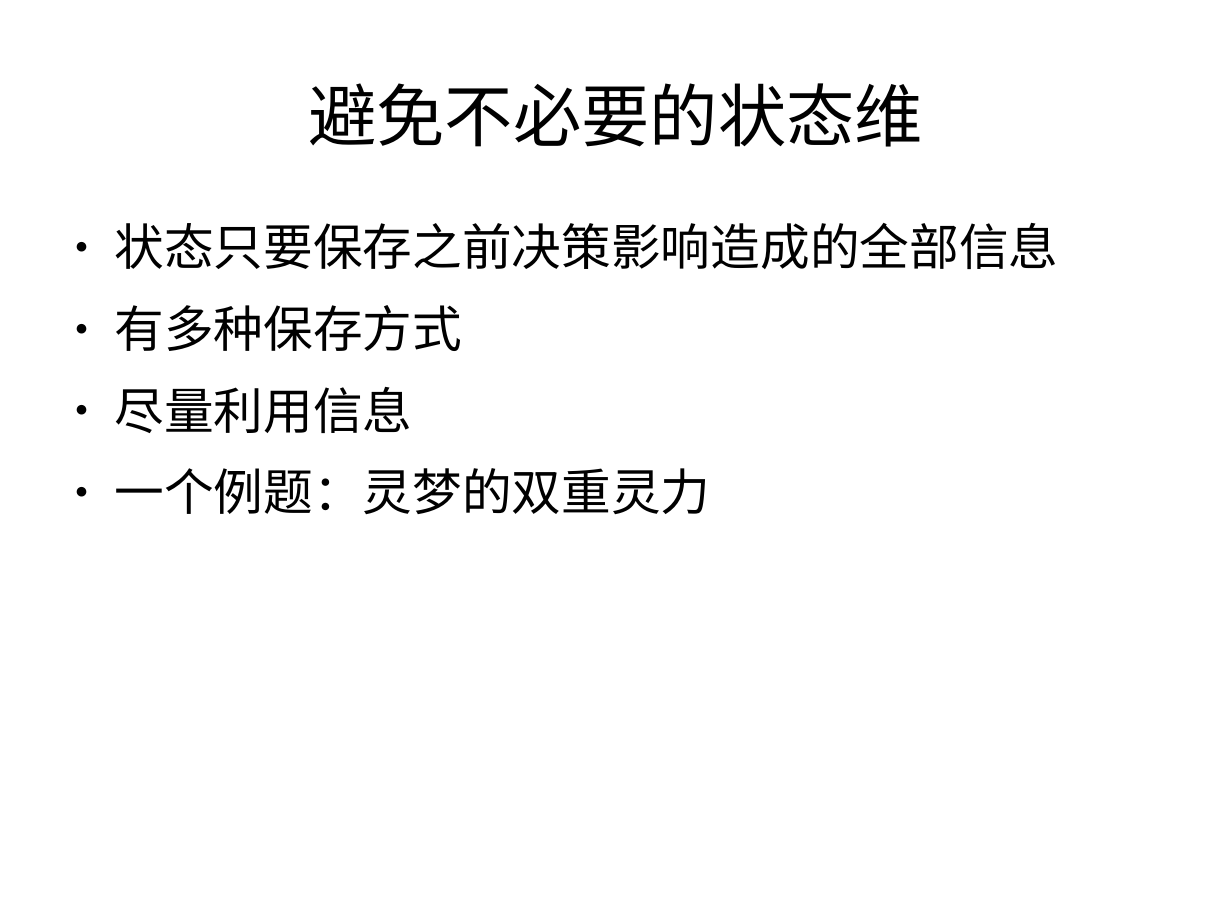
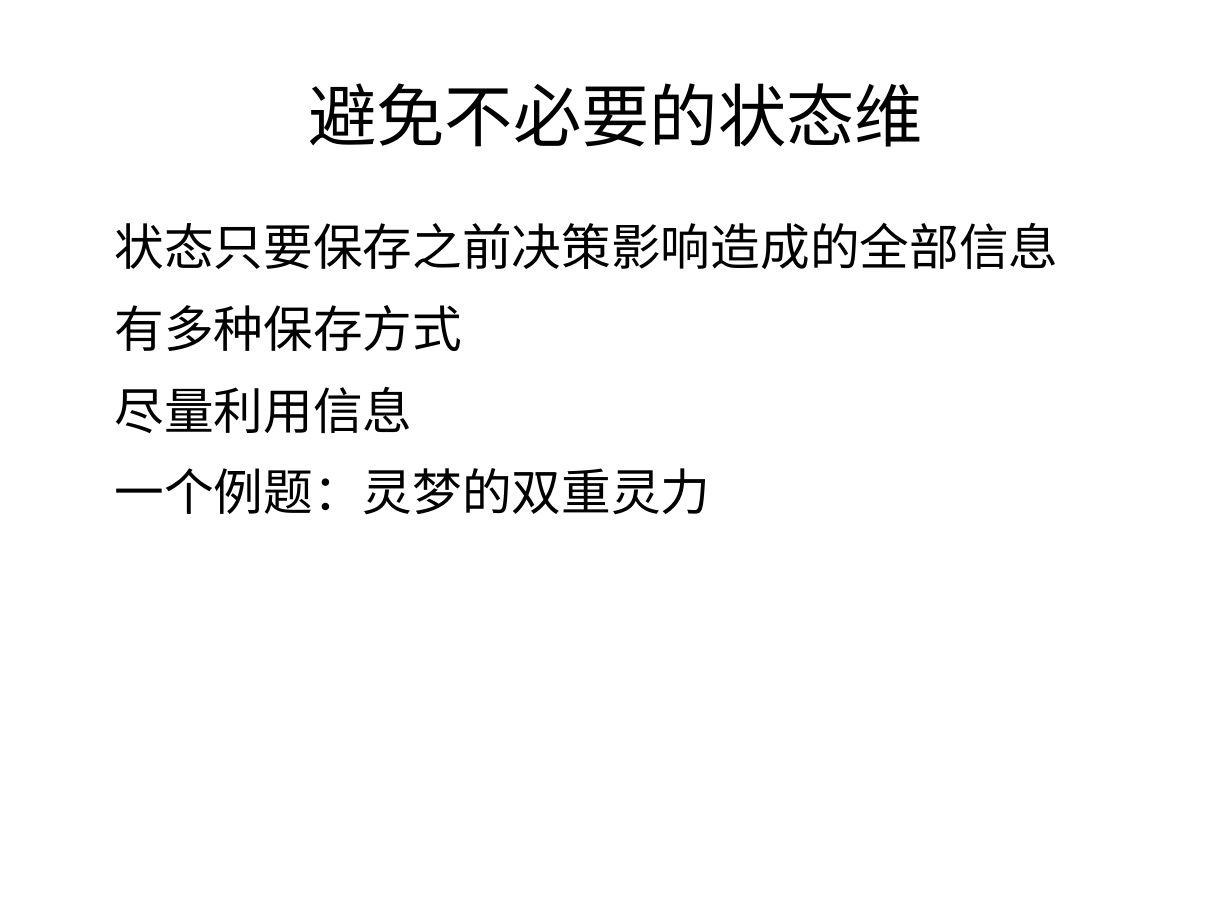
Before and after one commit to mfs6174/mfs6174-ACM, a slide deck: slide 7 of dpppt2.odp. Drawn at 1232x924 pixels with LibreOffice and Linux fonts; fonts in the diff are those of the drawing; background and template pictures are left out. Boxes give left, top, right and bottom in pixels: in the first picture for what was removed or moved away, otherwise in the second. Text is boxed around its words. In the diff, an @@ line names an element or a change of style, - is before the commit and + after.

```diff
--- a/dpppt2.odp
+++ b/dpppt2.odp
@@ text "状态只要保存之前决策影响造成的全部信息" at [114, 223, 1058, 514]: bullet colour #000000 to #FFFFFF @@
```
Also in this commit, not shown: 17 other slides changed.
